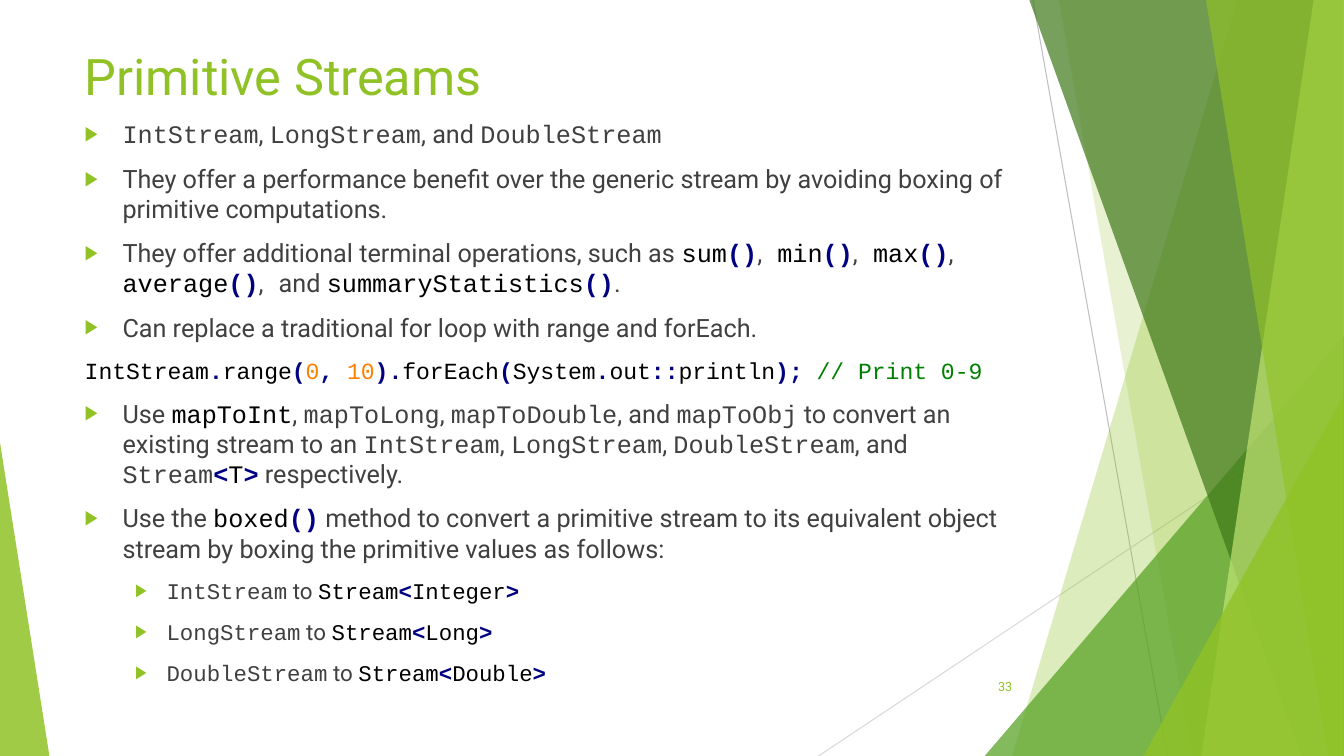
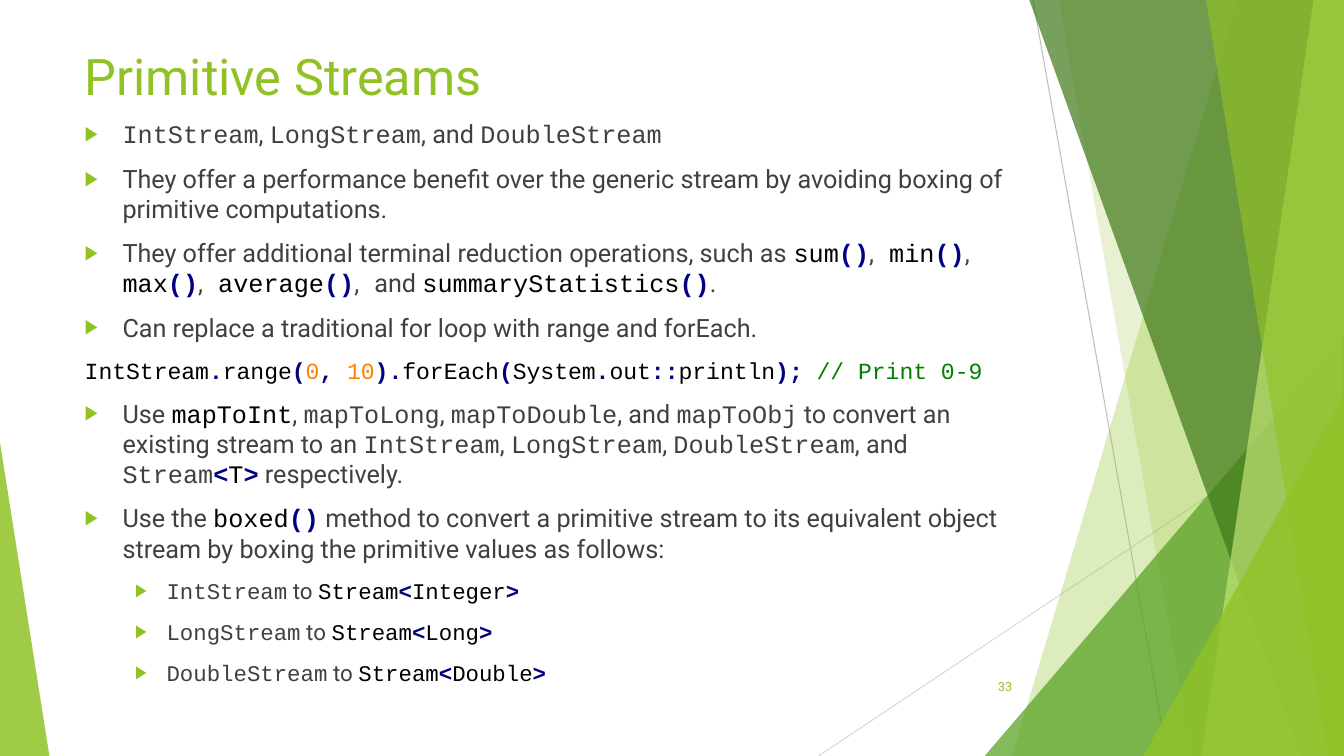
Before and after one commit to RichardRoda/2017-CodePaLOUsa-Lambda, a slide deck: slide 33 of Learning to Love the Lambda in the Stream.pptx. Drawn at 1344x756 pixels with LibreOffice and Linux fonts; fonts in the diff are those of the drawing. Boxes give left, top, right and bottom in pixels: in the first picture for what was removed or moved away, otherwise in the second. Text is boxed around its words. In the diff, an @@ line names an element or a change of style, - is before the commit and + after.

Commit message:
Change subtitle of presentation to better reflect that it has advanced concepts not just introductory.  Add slides detailing how to use the strategy pattern for streams both for intermediate operations as well as for the stream processing.

```diff
--- a/Learning to Love the Lambda in the Stream.pptx
+++ b/Learning to Love the Lambda in the Stream.pptx
@@ text at box(123, 243, 970, 298): text changed @@
-▶ They offer additional terminal operations, such as sum(), min(), max(), average(), and summaryStatistics().
+▶ They offer additional terminal reduction operations, such as sum(), min(), max(), average(), and summaryStatistics().
```
Also in this commit, not shown: 9 other slides changed, 5 slides added, 1 slide removed, 1 other file.
